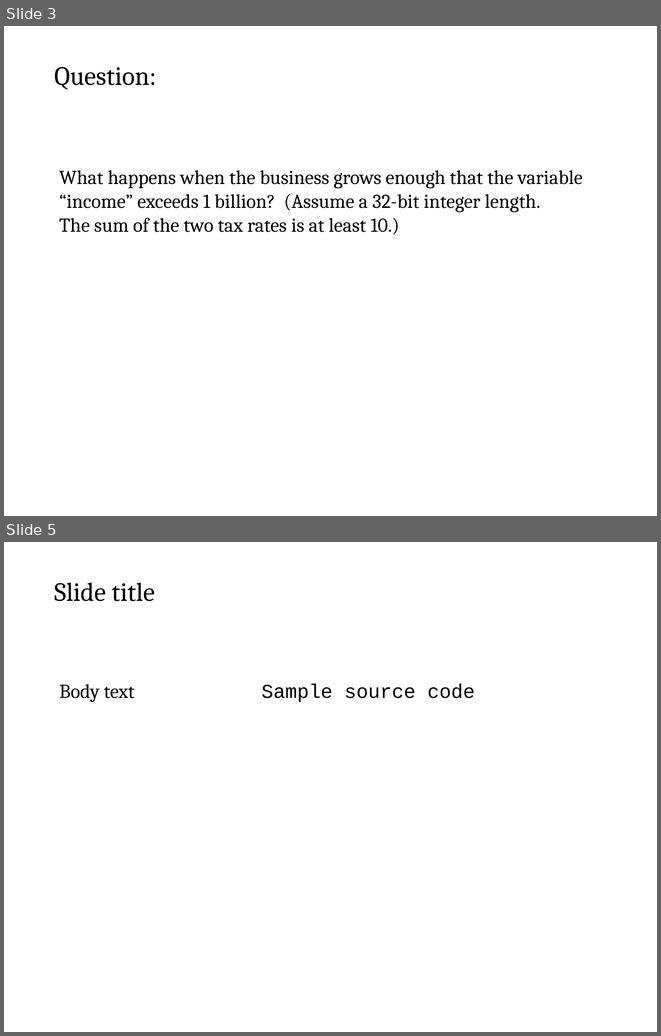
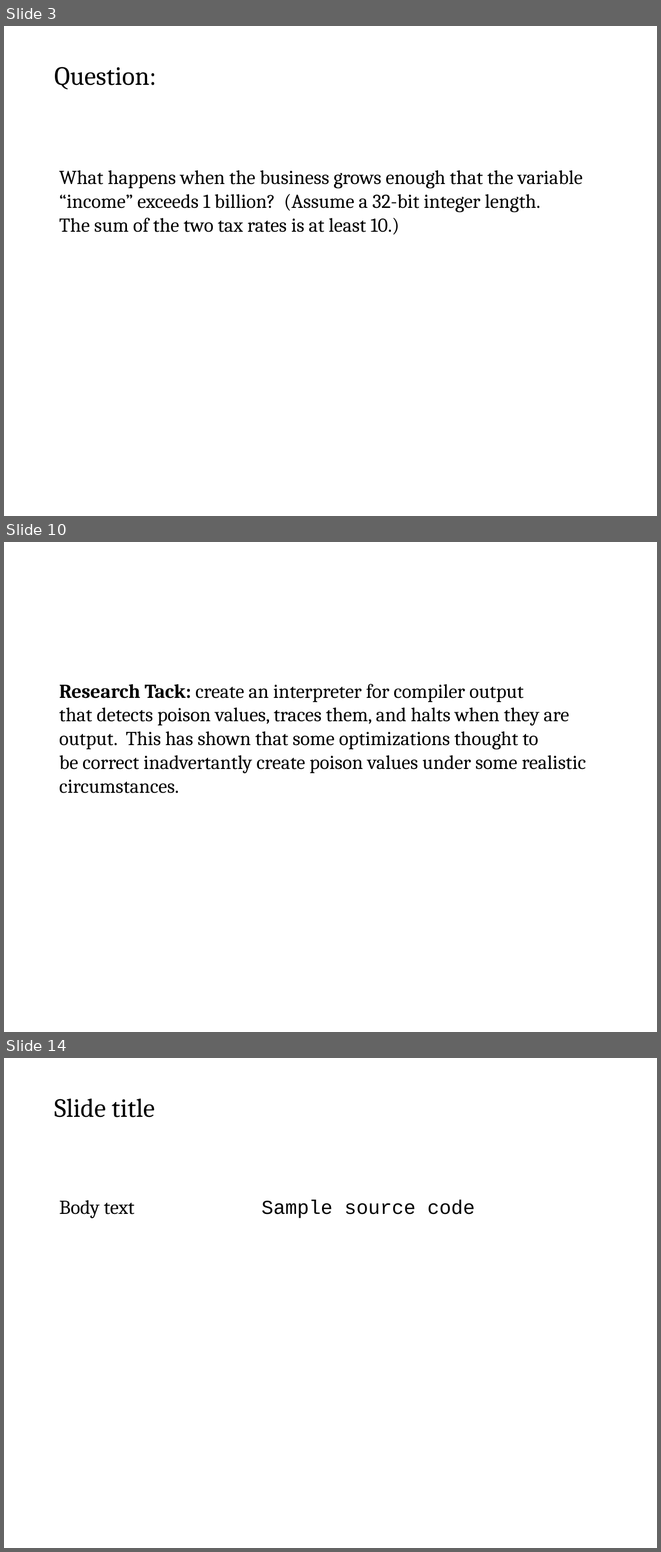
Before and after one commit to cschreiner/lli_undef_fix_admin, a slide deck: doc/poster/2015feb_grad_visit.draft.odp. Shown one above the other, each under a label of ours: slides 3 and 5 before the commit, slides 3, 10 and 14 after it; the slides between them are not shown. The pictures are 661x1036 and 661x1552 pixels, drawn with LibreOffice and Linux fonts; fonts in the diff are those of the drawing. Boxes give left, top, right and bottom in pixels: in the first picture for what was removed or moved away, otherwise in the second. Text is boxed around its words. In the diff, an @@ line names an element or a change of style, - is before the commit and + after.

Commit message:
finished transcribing text from the textual draft

```diff
--- a/doc/poster/2015feb_grad_visit.draft.odp
+++ b/doc/poster/2015feb_grad_visit.draft.odp
@@ slide 10 added at [4, 542, 657, 1032], background #FFFFFF @@
@@ text added at [59, 684, 586, 793], 24 pt, text #000000 @@
+Research Tack: create an interpreter for compiler output
+that detects poison values, traces them, and halts when they are
+output. This has shown that some optimizations thought to
+be correct inadvertantly create poison values under some realistic
+circumstances.
@@ what was slide 5 is now slide 14 @@
```
Also in this commit, not shown: 1 slide changed, 8 other slides added.
